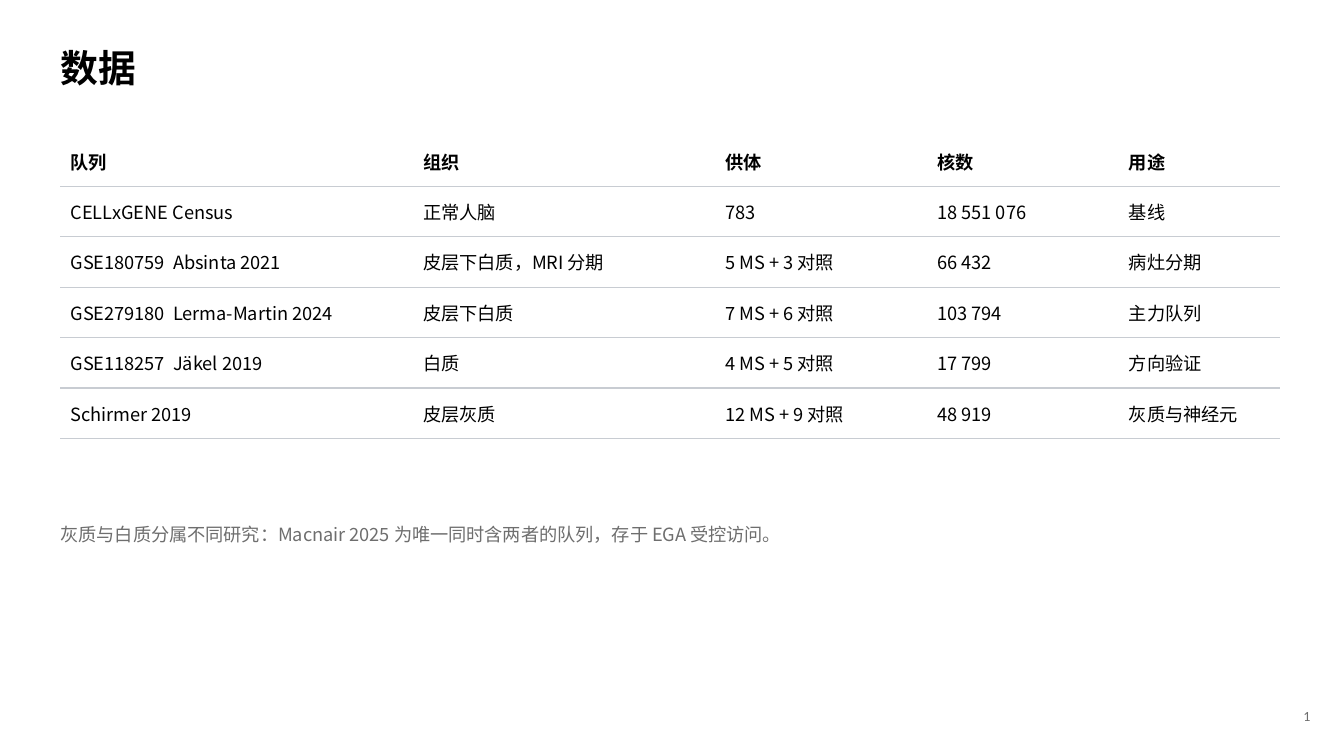
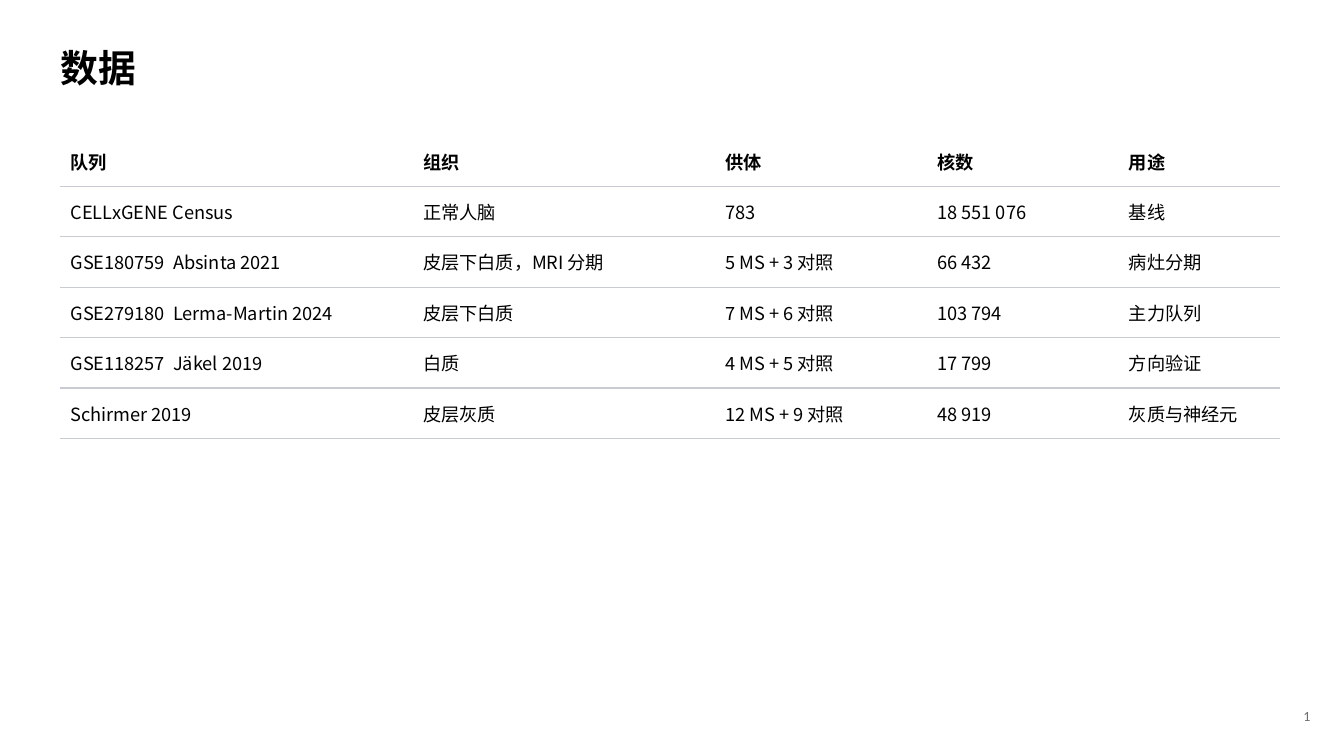
Before and after one commit to 7c96bzczcj-prog/aaa, a slide deck: slide 2 of results/mda5/MDA5_IFIH1_人脑与MS.pptx. Drawn at 1344x756 pixels with LibreOffice and Linux fonts; fonts in the diff are those of the drawing. Boxes give left, top, right and bottom in pixels: in the first picture for what was removed or moved away, otherwise in the second. Text is boxed around its words. In the diff, an @@ line names an element or a change of style, - is before the commit and + after.

```diff
--- a/results/mda5/MDA5_IFIH1_人脑与MS.pptx
+++ b/results/mda5/MDA5_IFIH1_人脑与MS.pptx
@@ text removed at (60, 525, 781, 543) @@
-灰质与白质分属不同研究：Macnair 2025 为唯一同时含两者的队列，存于 EGA 受控访问。
```
Also in this commit, not shown: 2 other files.
